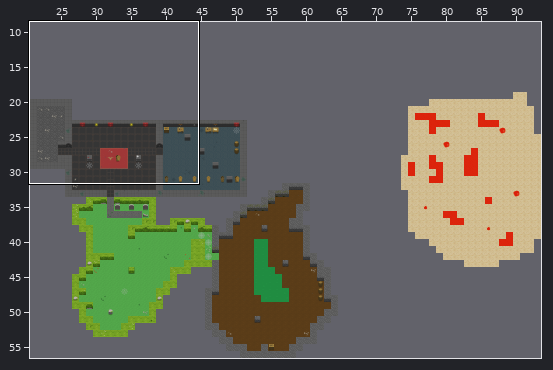
One commit to this Tiled map: resources/maps/vampire.tmx. Above, an overview of the earlier version with the close-up marked.
Close-up. As it was:
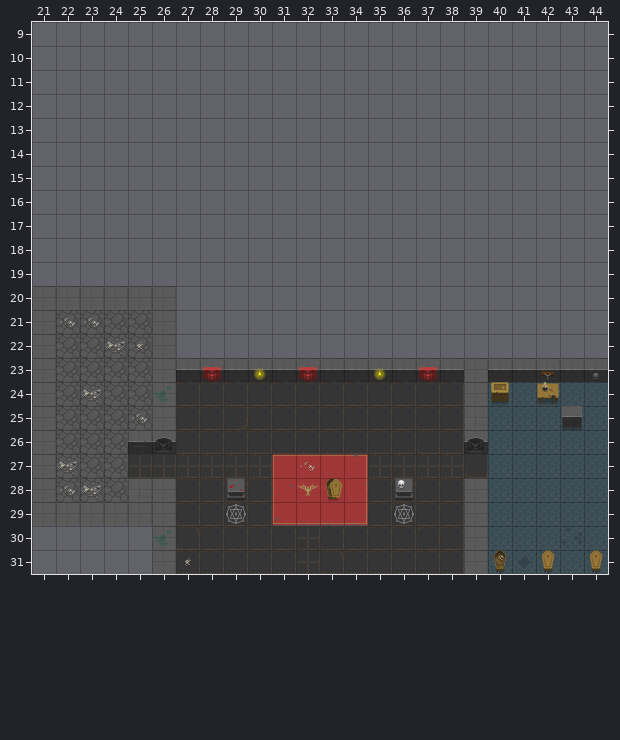
Cells are 48x48 px. Shown: x 21..44, y 9..31. The commit also changed other parts of the map, which this record leaves out.
Now the later version:
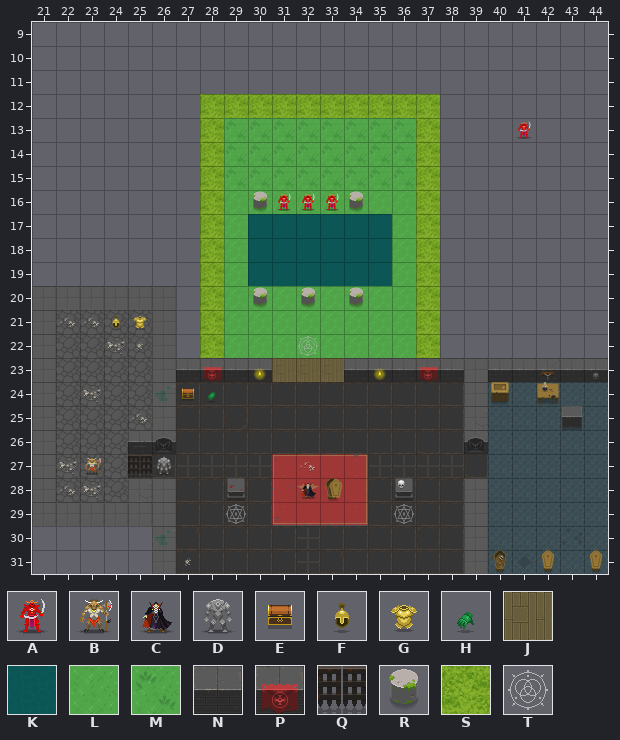
Key: from "uf_heroes_simple": A 9, B 56, C 57, D 95; from "uf_items": E 29, F 204, G 226, H 264; from "uf_terrain": J 108, K 115, L 125, M 126, N 281, P 284, Q 390, R 428, S 441, T 688.
_ is an empty cell, # one hidden under a higher layer.
Tiles of an added or newly shown layer are drawn over the layers below it.
The author wrote: Add hellion creature water test area
Difference:
Layer "ground":
y 12: x 28..37 __________ -> SSSSSSSSSS
y 13..15: x 28..37 __________ -> SMMMMMMMMS
y 16: x 28..37 __________ -> SLLLLLLLLS
y 17..19: x 28..37 __________ -> SLKKKKKKLS
y 20..22: x 28..37 __________ -> SLLLLLLLLS
y 23: x 31..33 NPN -> ###
Layer "props":
y 16: x 30 _ -> R; x 34 _ -> R
y 20: x 30 _ -> R; x 32 _ -> R; x 34 _ -> R
y 22: x 32 _ -> T
y 23: x 31..33 ___ -> JJJ
Layer "creatures" (now shown):
y 13: x 41 _ -> A
y 16: x 31..33 ___ -> AAA
y 21: x 24..25 __ -> FG
y 24: x 27..28 __ -> EH
y 27: x 23 _ -> B; x 25..26 __ -> QD
y 28: x 32 _ -> C
